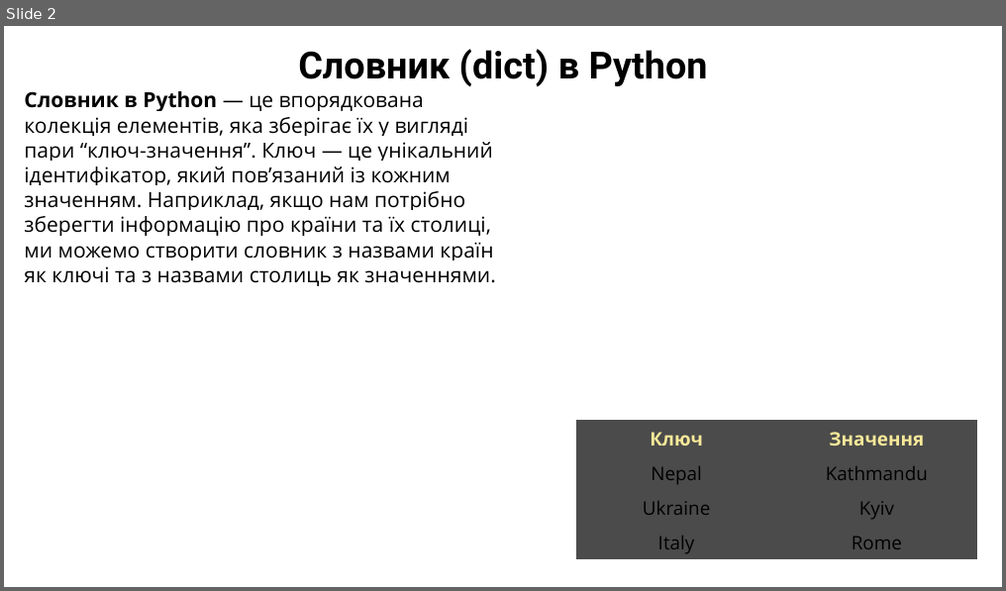
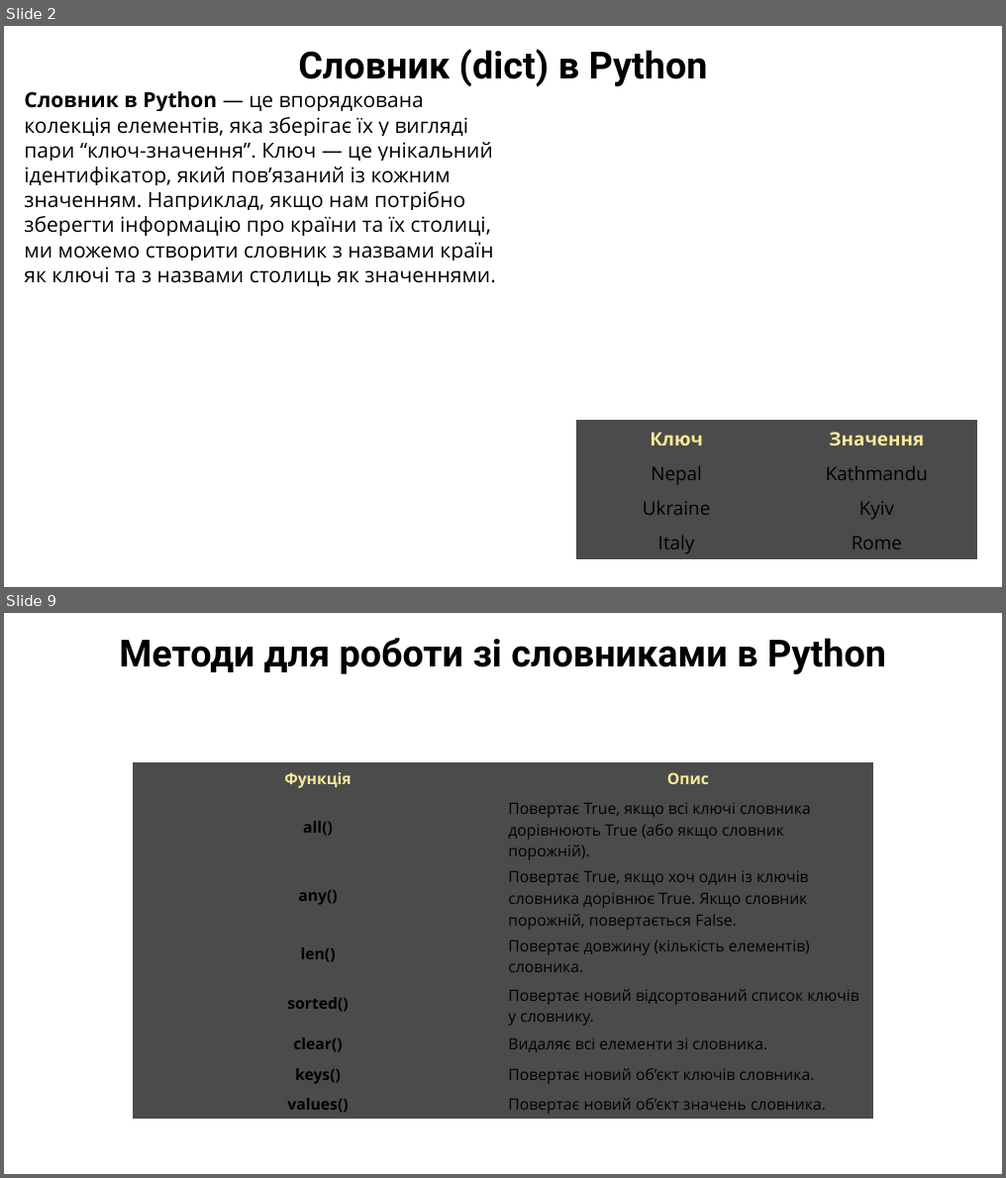
Before and after one commit to arg3ntuum/PythonCourse, a slide deck: Python Урок 10 Словники.pptx. Shown one above the other, each under a label of ours: slide 2 before the commit, slides 2 and 9 after it; the slides between them are not shown. The pictures are 1006x591 and 1006x1178 pixels, drawn with LibreOffice and Linux fonts; fonts in the diff are those of the drawing. Boxes give left, top, right and bottom in pixels: in the first picture for what was removed or moved away, otherwise in the second. Text is boxed around its words. In the diff, an @@ line names an element or a change of style, - is before the commit and + after.

```diff
--- a/Python Урок 10 Словники.pptx
+++ b/Python Урок 10 Словники.pptx
@@ slide 9 added at box(4, 613, 1002, 1174), background #FFFFFF @@
@@ text added at box(119, 638, 886, 674), 36 pt, text #000000, bold @@
+Методи для роботи зі словниками в Python
@@ table added at box(133, 762, 874, 1119), 8 rows, 2 columns @@
+Функція | Опис
+all() | Повертає True, якщо всі ключі словника дорівнюють True (або якщо словник порожній).
+any() | Повертає True, якщо хоч один із ключів словника дорівнює True. Якщо словник порожній, повертається False.
+len() | Повертає довжину (кількість елементів) словника.
+sorted() | Повертає новий відсортований список ключів у словнику.
+clear() | Видаляє всі елементи зі словника.
+keys() | Повертає новий об’єкт ключів словника.
+values() | Повертає новий об’єкт значень словника.
```
Also in this commit, not shown: 1 slide changed, 7 other slides added, 1 other file.
